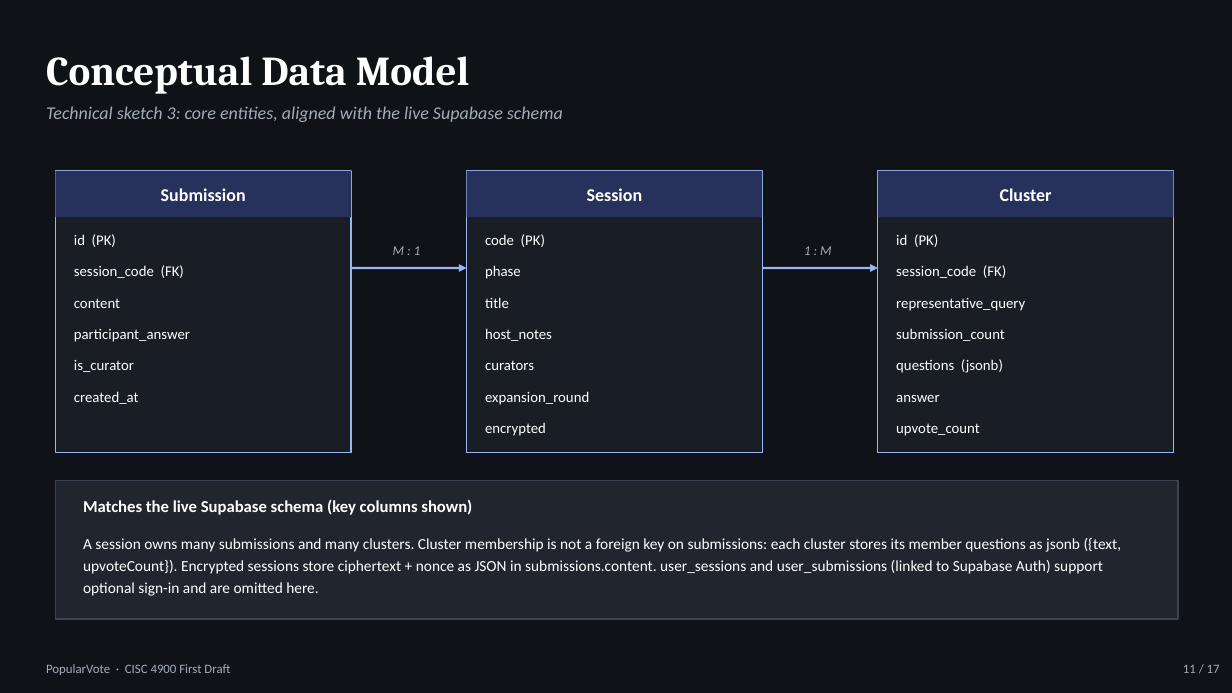
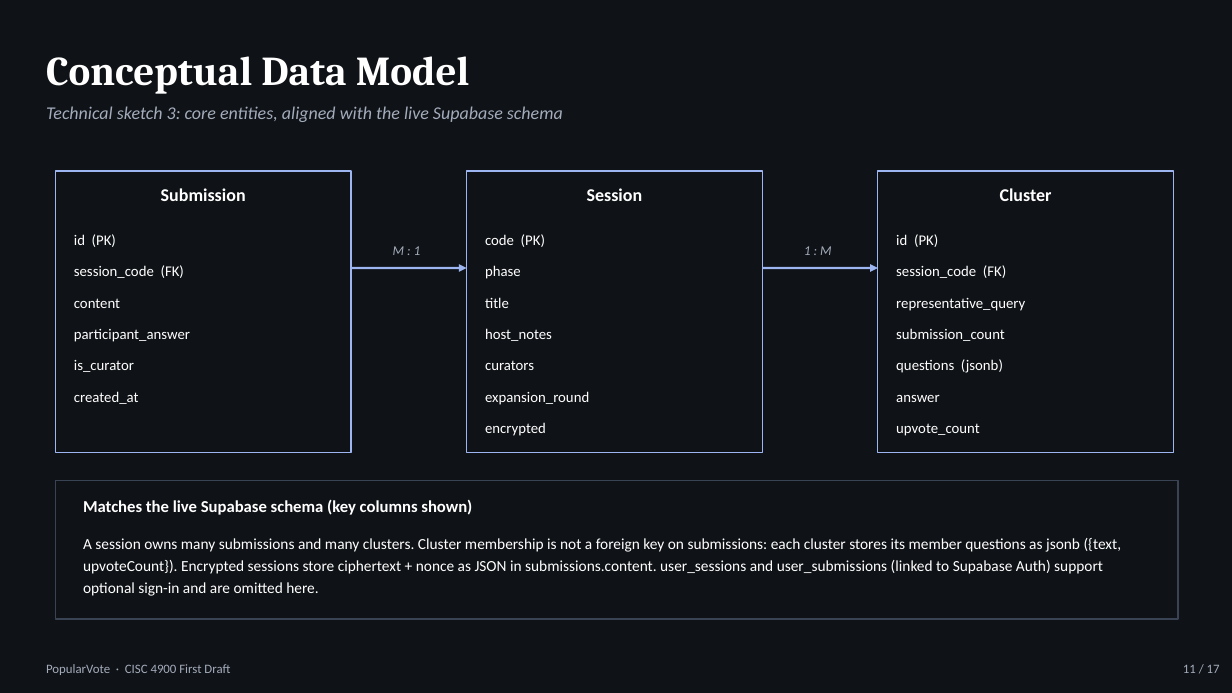
Before and after one commit to Marqed4/Marqed4.github.io, a slide deck: slide 11 of public/documents/CISC-4900_PopularVote_Thirteenth_Draft_Dark.pptx. Drawn at 1232x693 pixels with LibreOffice and Linux fonts; fonts in the diff are those of the drawing. Boxes give left, top, right and bottom in pixels: in the first picture for what was removed or moved away, otherwise in the second. Text is boxed around its words. In the diff, an @@ line names an element or a change of style, - is before the commit and + after.

```diff
--- a/public/documents/CISC-4900_PopularVote_Thirteenth_Draft_Dark.pptx
+++ b/public/documents/CISC-4900_PopularVote_Thirteenth_Draft_Dark.pptx
@@ rectangle removed at box(55, 171, 351, 217) @@
@@ rectangle removed at box(467, 171, 762, 217) @@
@@ fill #191D24 to none in 3 elements at box(55, 171, 351, 453), box(467, 171, 762, 453), box(878, 171, 1174, 453) @@
@@ rectangle removed at box(878, 171, 1174, 217) @@
@@ rectangle at box(55, 481, 1178, 619): fill #20252E to none @@
```
Also in this commit, not shown: 13 other slides changed, 10 other files.
